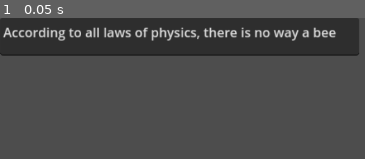
Above: before the commit, frame 1.
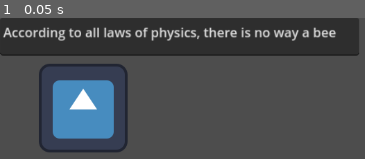
Above: after the commit, the same moment.

Repository: gamermachine404/fangayme
Game: Godot game, scene res://node_2d.tscn
Two runs of this game, one before a commit and one after it. Both use one fixed random seed, a clock stepped at 60 frames per second and the inputs below. The project has no main scene, so this scene is started directly. The engine's default icon, where the game draws it, is replaced by a stand-in: a white triangle on a blue panel in a dark square.
Inputs:
- Up to frame 1 (0.05 s): no input

The runs differ from the first frame. In frame 1, 8.9% of the frame differs, in the area x 10-36%, y 32-96%.

Commit message:
slime_hentai

Diff:
--- a/FanGayme/node_2d.tscn
+++ b/FanGayme/node_2d.tscn
@@ -1,4 +1,6 @@
-[gd_scene format=3 uid="uid://dxnurbmc1pha1"]
+[gd_scene load_steps=2 format=3 uid="uid://dxnurbmc1pha1"]
+
+[ext_resource type="Texture2D" uid="uid://cfsfkg0im6vog" path="res://icon.svg" id="1_njmve"]
 
 [node name="Node2D" type="Node2D"]
 
@@ -7,3 +9,7 @@
 offset_bottom = 47.0
 scale = Vector2(1.16918, 1.16192)
 text = "According to all laws of physics, there is no way a bee"
+
+[node name="Sprite2D" type="Sprite2D" parent="."]
+texture = ExtResource("1_njmve")
+offset = Vector2(120, 130)
